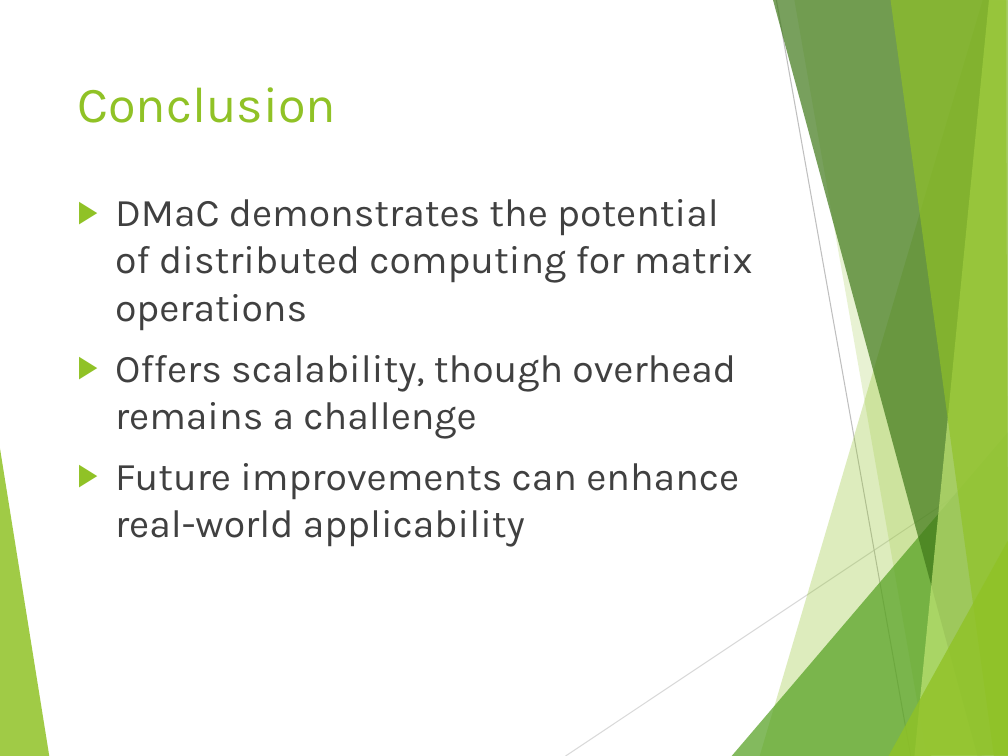
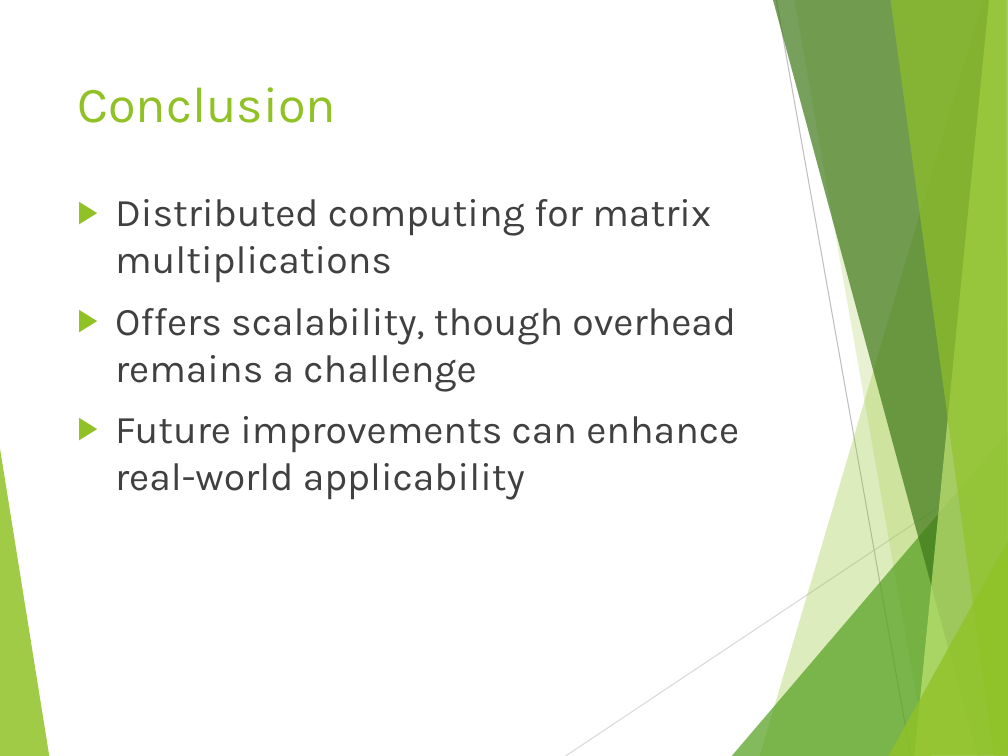
Before and after one commit to rbazzell/distributed-systems-project, a slide deck: slide 13 of DMaC_slides.pptx. Drawn at 1008x756 pixels with LibreOffice and Linux fonts; fonts in the diff are those of the drawing. Boxes give left, top, right and bottom in pixels: in the first picture for what was removed or moved away, otherwise in the second. Text is boxed around its words. In the diff, an @@ line names an element or a change of style, - is before the commit and + after.

```diff
--- a/DMaC_slides.pptx
+++ b/DMaC_slides.pptx
@@ text at (115,199,711,283): text changed @@
-▶ DMaC demonstrates the potential of distributed computing for matrix operations
+▶ Distributed computing for matrix multiplications
```
Also in this commit, not shown: 7 other slides changed.
